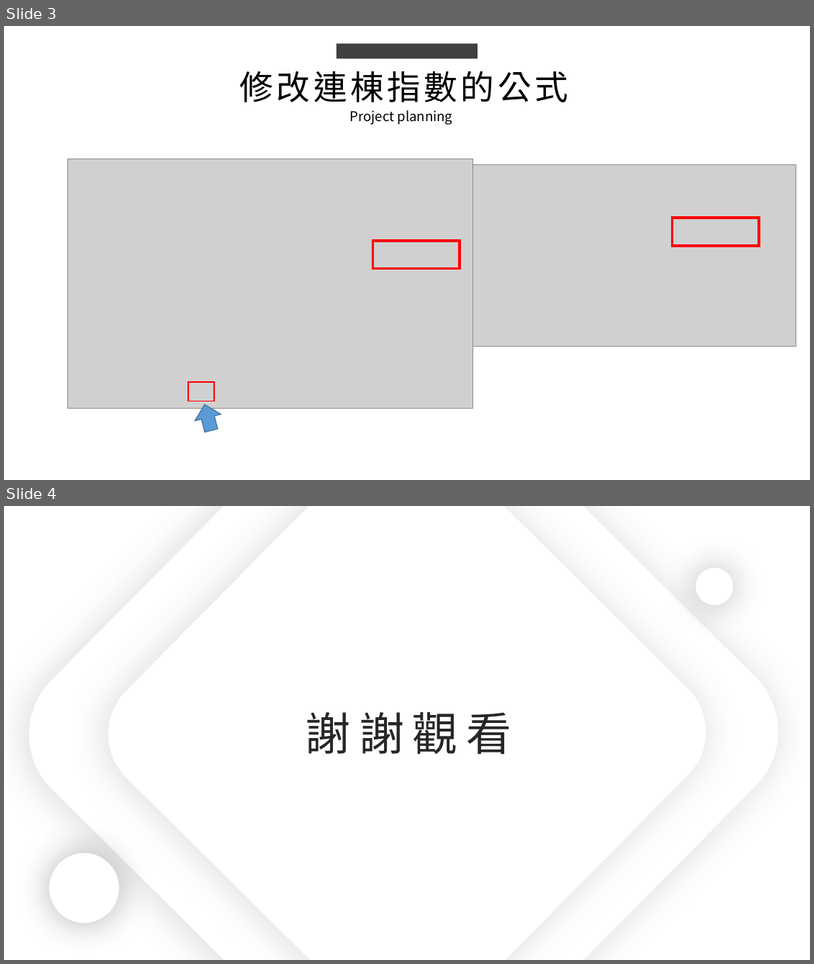
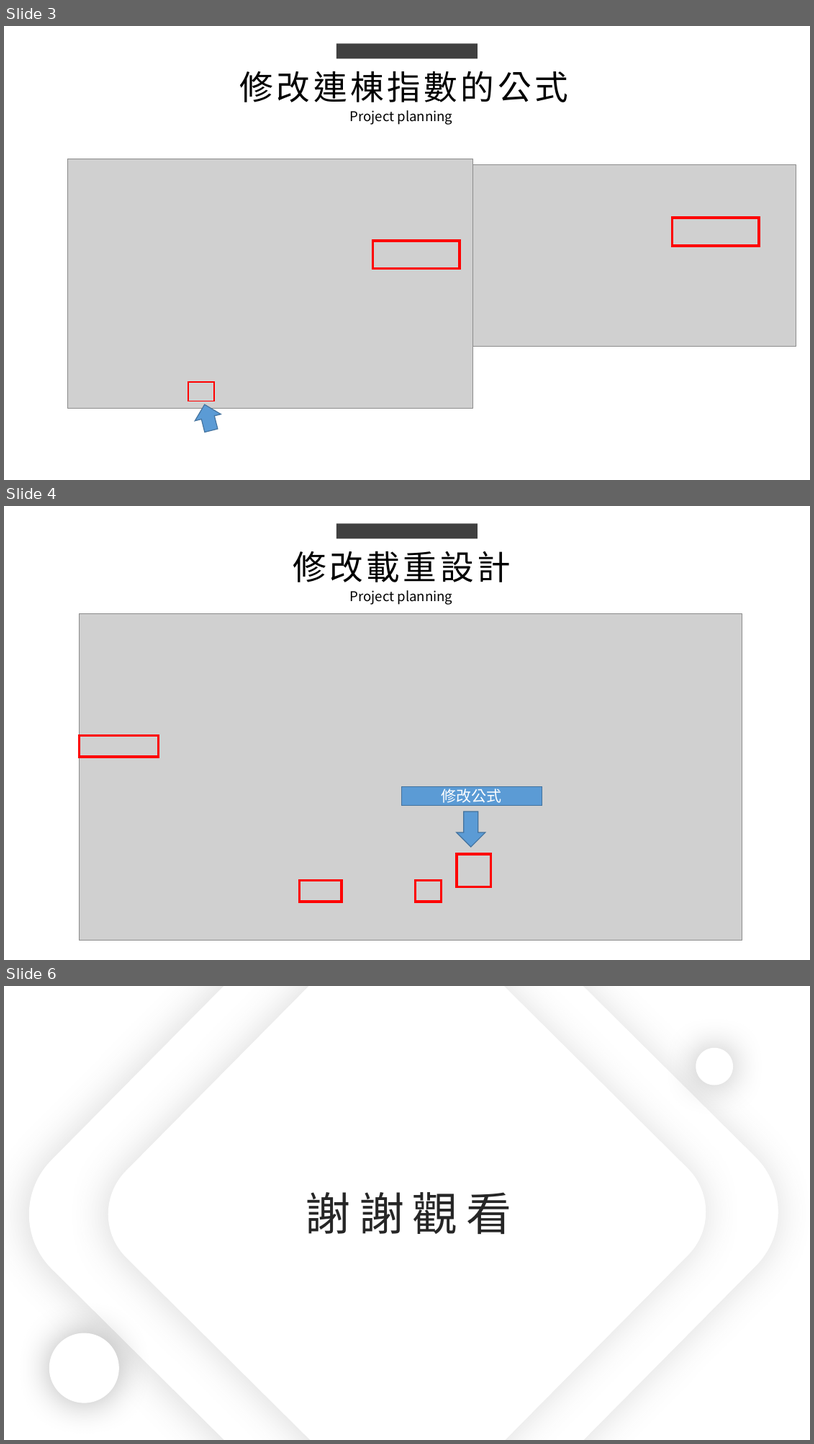
Before and after one commit to king637324/KnowledgeGreenhouseSystem, a slide deck: 工作日報_葉柏漢/2021.10/2021.10.19(加班)_2021.10.20工作日報_葉柏漢.pptx. Shown one above the other, each under a label of ours: slides 3 and 4 before the commit, slides 3, 4 and 6 after it; the slides between them are not shown. The pictures are 814x964 and 814x1444 pixels, drawn with LibreOffice and Linux fonts; fonts in the diff are those of the drawing; grey boxes stand for pictures. Boxes give left, top, right and bottom in pixels: in the first picture for what was removed or moved away, otherwise in the second. Text is boxed around its words. In the diff, an @@ line names an element or a change of style, - is before the commit and + after.

```diff
--- a/工作日報_葉柏漢/2021.10/2021.10.19(加班)_2021.10.20工作日報_葉柏漢.pptx
+++ b/工作日報_葉柏漢/2021.10/2021.10.19(加班)_2021.10.20工作日報_葉柏漢.pptx
@@ slide 4 added at bbox=[4, 506, 810, 960], background #FFFFFF @@
@@ rectangle added at bbox=[337, 523, 478, 538], fill #404040 @@
@@ text added at bbox=[293, 551, 511, 582], 40 pt, text #000000 @@
+修改載重設計
@@ text added at bbox=[350, 590, 453, 605], 16 pt, text #000000 @@
+Project planning
@@ picture added at bbox=[79, 613, 742, 939] @@
@@ rectangle added at bbox=[79, 735, 158, 757], outline #FF0000 3 pt @@
@@ rectangle added at bbox=[401, 787, 542, 805], fill #5B9BD5, outline #43739E 1 pt, 18 pt, text #FFFFFF @@
+修改公式
@@ down arrow added at bbox=[457, 811, 486, 847], fill #5B9BD5, outline #43739E 1 pt @@
@@ rectangle added at bbox=[457, 854, 491, 886], outline #FF0000 3 pt @@
@@ rectangle added at bbox=[300, 880, 342, 901], outline #FF0000 3 pt @@
@@ rectangle added at bbox=[416, 880, 442, 901], outline #FF0000 3 pt @@
@@ what was slide 4 is now slide 6 @@
```
Also in this commit, not shown: 1 slide changed, 1 other slide added, 4 other files.
